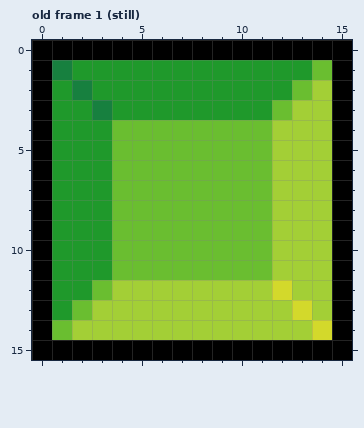
Pixel-art file: Assets/Aseprite/green.aseprite. The picture above was drawn from the file before the commit.
16x16 pixels, 15 frames. Pixels under 10% opacity are left out. Shown: old frame 1 (still). The commit also changed other frames, which this record leaves out.
And afterwards:
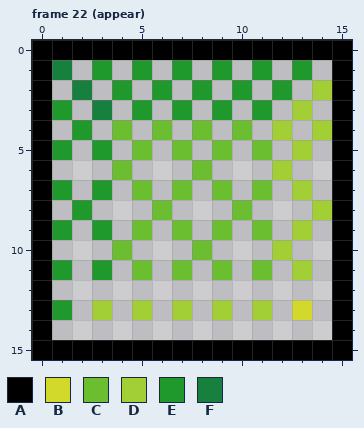
Palette (. is transparent): A #000000  B #d3d92b  C #6abe30  D #a3cf36  E #1f992b  F #17803f
A new or re-ordered frame is compared with the old frame closest to it.
Change:
frames 15 -> 31
layer "background" removed
layer "gem" removed
Frame 22 (appear) is new; against old frame 1 (still):
y 1: x 2 E -> .; x 4 E -> .; x 6 E -> .; x 8 E -> .; x 10 E -> .; x 12 E -> .; x 14 C -> .
y 2: x 1 E -> .; x 3 E -> .; x 5 E -> .; x 7 E -> .; x 9 E -> .; x 11 E -> .; x 13 C -> .
y 3: x 2 E -> .; x 4 E -> .; x 6 E -> .; x 8 E -> .; x 10 E -> .; x 12 C -> .; x 14 D -> .
y 4: x 1 E -> .; x 3 E -> .; x 5 C -> .; x 7 C -> .; x 9 C -> .; x 11 C -> .; x 13 D -> .
y 5: x 2 E -> .; x 4 C -> .; x 6 C -> .; x 8 C -> .; x 10 C -> .; x 12 D -> .; x 14 D -> .
y 6: x 1..3 EEE -> ...; x 5..7 CCC -> ...; x 9..11 CCC -> ...; x 13..14 DD -> ..
y 7: x 2 E -> .; x 4 C -> .; x 6 C -> .; x 8 C -> .; x 10 C -> .; x 12 D -> .; x 14 D -> .
y 8: x 1 E -> .; x 3..5 ECC -> ...; x 7..9 CCC -> ...; x 11..13 CDD -> ...
y 9: x 2 E -> .; x 4 C -> .; x 6 C -> .; x 8 C -> .; x 10 C -> .; x 12 D -> .; x 14 D -> .
y 10: x 1..3 EEE -> ...; x 5..7 CCC -> ...; x 9..11 CCC -> ...; x 13..14 DD -> ..
y 11: x 2 E -> .; x 4 C -> .; x 6 C -> .; x 8 C -> .; x 10 C -> .; x 12 D -> .; x 14 D -> .
y 12: x 1..14 EECDDDDDDDDBDD -> ..............
y 13: x 2 C -> .; x 4 D -> .; x 6 D -> .; x 8 D -> .; x 10 D -> .; x 12 D -> .; x 14 D -> .
y 14: x 1..14 CDDDDDDDDDDDDB -> ..............
Pixel boxes of the changes (left, top, right, bottom) in both pictures:
erased: (52, 60, 332, 340)
